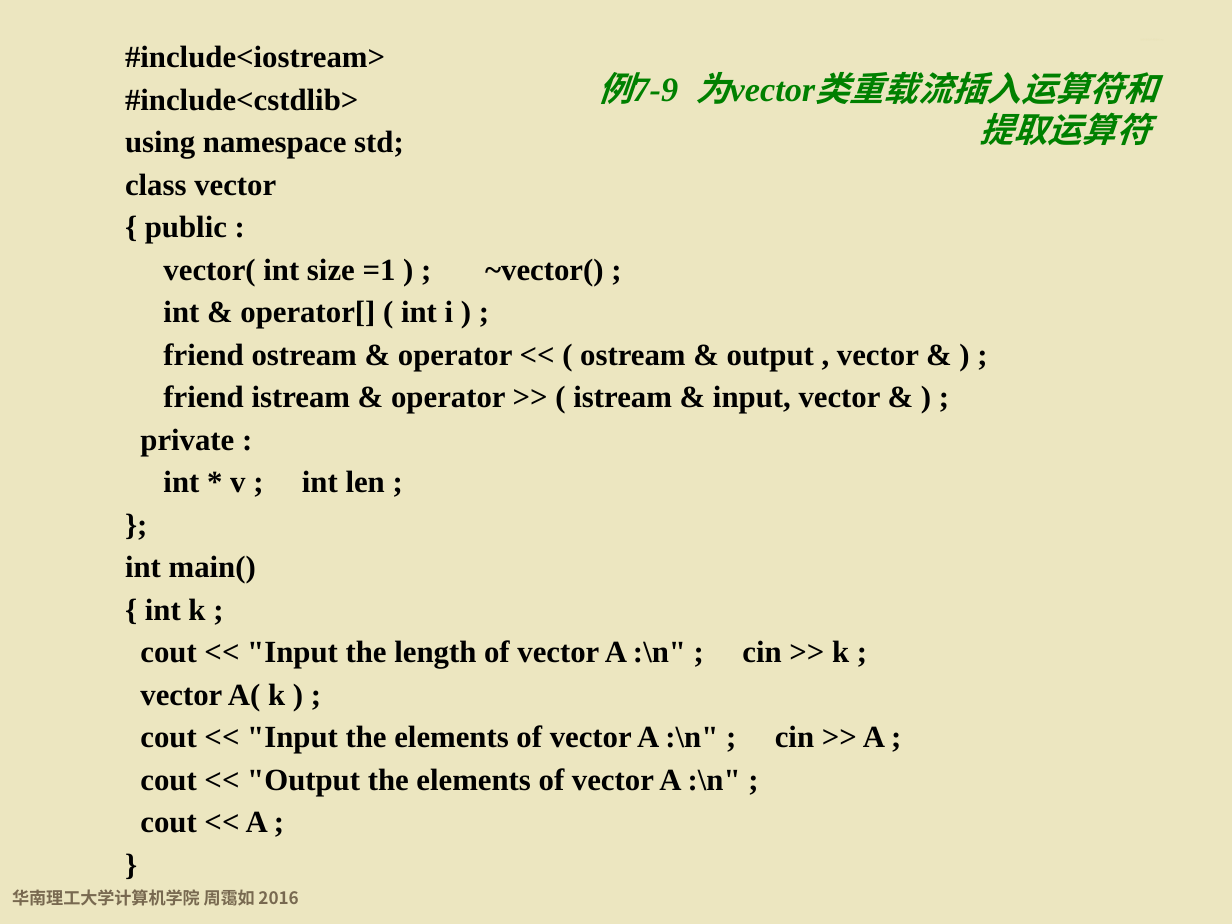
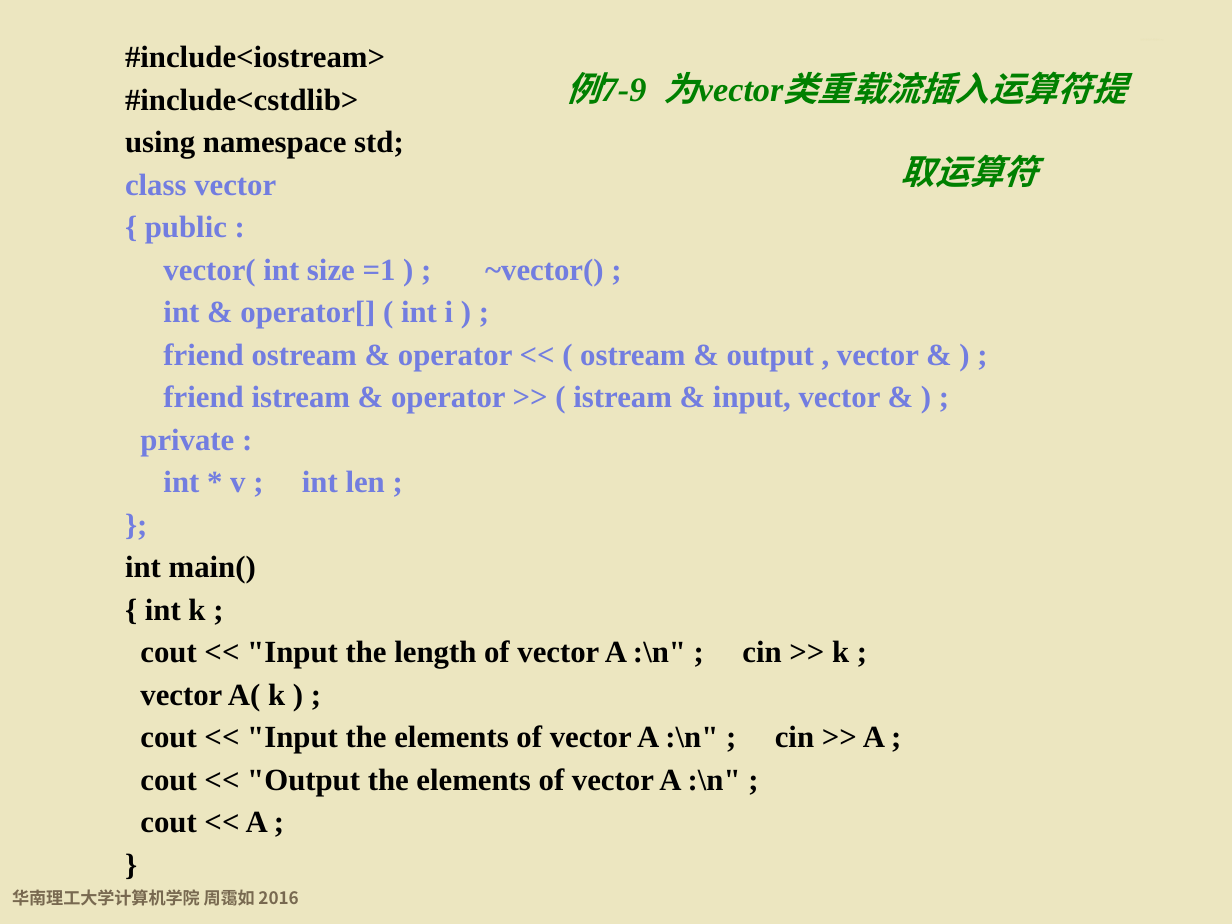
Before and after one commit to wwuhn/wwuhn.github.io, a slide deck: slide 110 of bookspcClassic/C++程序设计基础（第5版）周霭如/7-运算符重载.pptx. Drawn at 1232x924 pixels with LibreOffice and Linux fonts; fonts in the diff are those of the drawing; background and template pictures are left out. Boxes give left, top, right and bottom in pixels: in the first picture for what was removed or moved away, otherwise in the second. Text is boxed around its words. In the diff, an @@ line names an element or a change of style, - is before the commit and + after.

```diff
--- a/bookspcClassic/C++程序设计基础（第5版）周霭如/7-运算符重载.pptx
+++ b/bookspcClassic/C++程序设计基础（第5版）周霭如/7-运算符重载.pptx
@@ text at box(566, 71, 1127, 104): text changed @@
-例7-9 为vector类重载流插入运算符和提取运算符
+例7-9 为vector类重载流插入运算符提
+取运算符
@@ text at box(125, 173, 919, 492): text colour #000000 to #727DE0 in "class vector", "{ public :", "vector( int size =1 ) ; ~vector() ...", "int & operator[] ( int i ) ..." and 5 more places @@
```
Also in this commit, not shown: 12 other slides changed.
